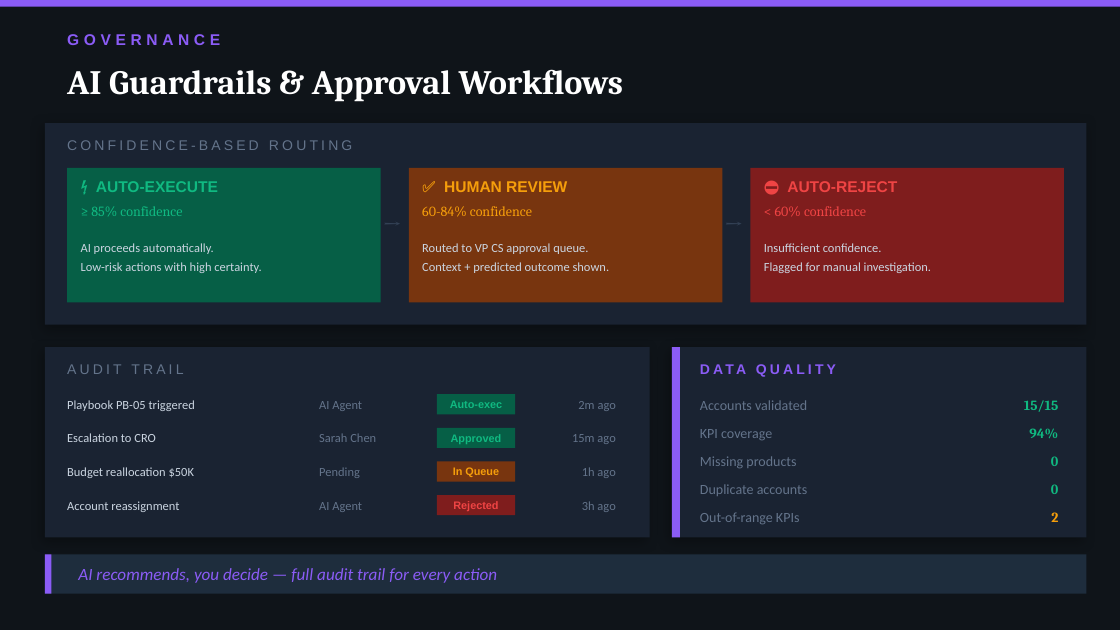
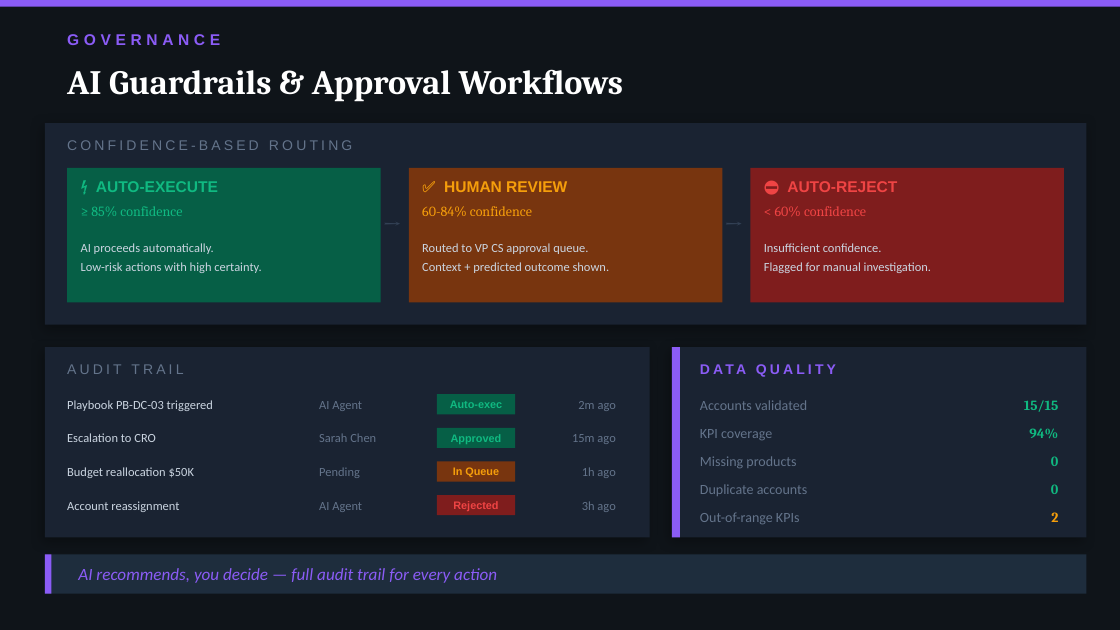
Before and after one commit to 21manoj/CustomerSuccessAI-DataCenter, a slide deck: slide 8 of kpi-dashboard/docs/CS_Pulse_VP_CS_Tutorial.pptx. Drawn at 1120x630 pixels with LibreOffice and Linux fonts; fonts in the diff are those of the drawing. Boxes give left, top, right and bottom in pixels: in the first picture for what was removed or moved away, otherwise in the second. Text is boxed around its words. In the diff, an @@ line names an element or a change of style, - is before the commit and + after.

```diff
--- a/kpi-dashboard/docs/CS_Pulse_VP_CS_Tutorial.pptx
+++ b/kpi-dashboard/docs/CS_Pulse_VP_CS_Tutorial.pptx
@@ text at [67,400,213,411]: text changed @@
-Playbook PB-05 triggered
+Playbook PB-DC-03 triggered
```
Also in this commit, not shown: 7 other slides changed, 1 other file.
